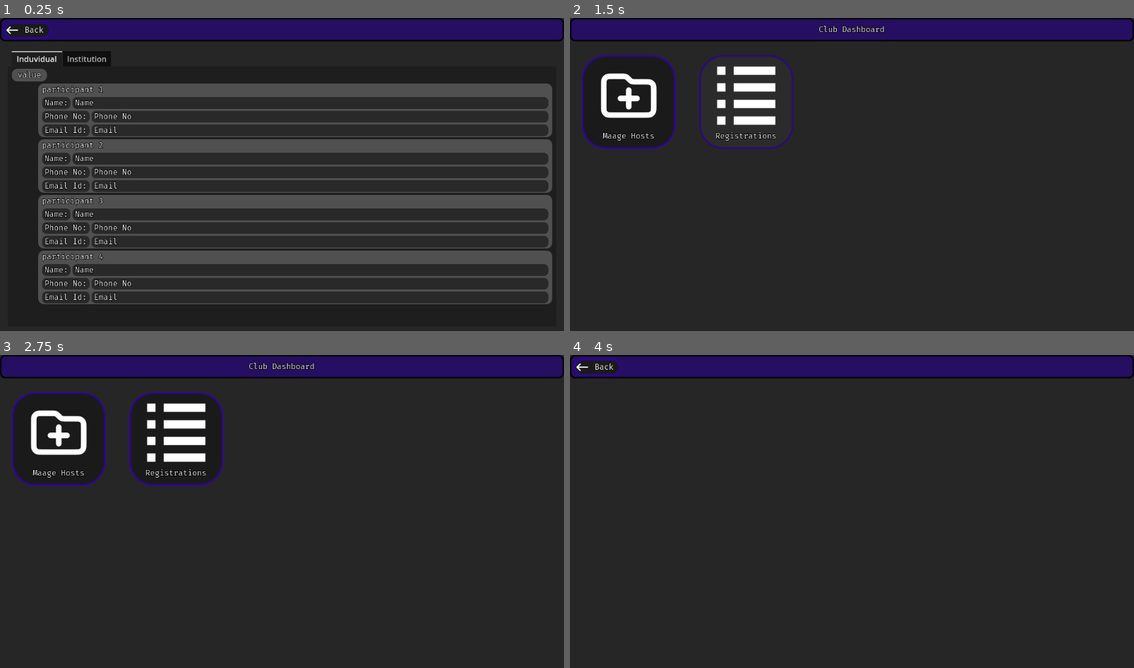
Above: before the commit, frames 1-4 (two rows, left to right).
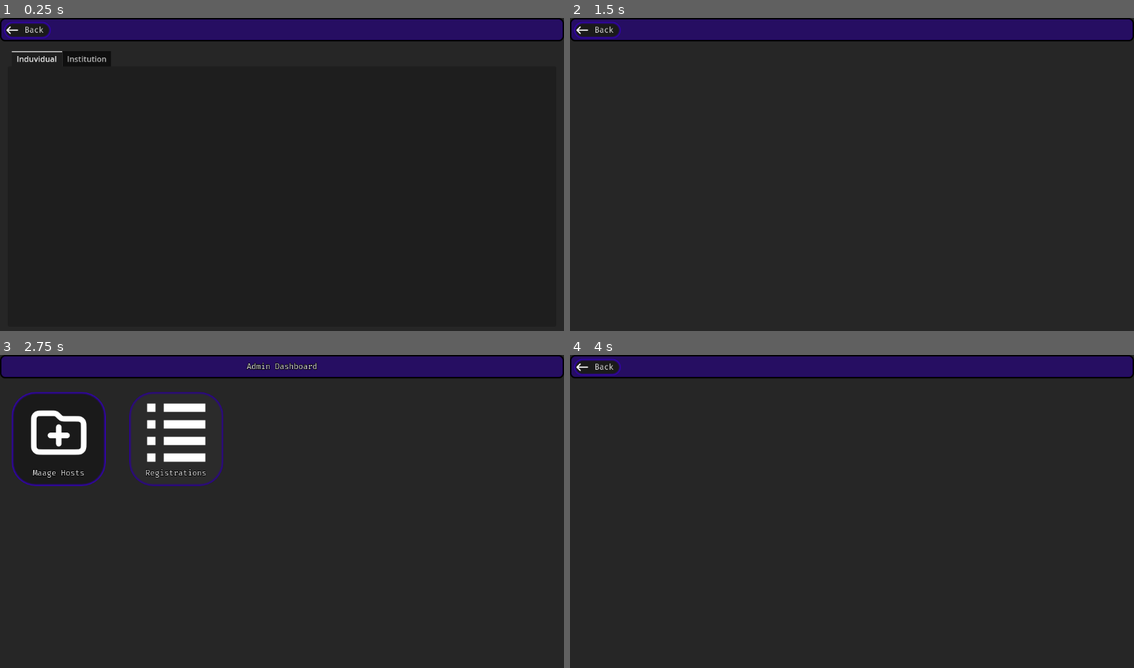
Above: after the commit, the same moments.

Repository: master172/admindashboard
Game: Godot game, scene res://src/Main/registrations.tscn
The game is run twice, just before and just after one commit, with the same random seed, the same clock (stepped at 60 frames per second) and the same inputs. This scene is started directly instead of the project's main scene.
Inputs (mouse positions are in pixels of both pictures, inside the frame that each line leads up to):
- Up to frame 1 (0.25 s): no input
- Up to frame 2 (1.5 s): click "Back" at 0.5 s; click "Back" at 1.25 s
- Up to frame 3 (2.75 s): click (28, 367) at 2 s, where only the run after the commit has a clickable "Back"
- Up to frame 4 (4 s): click (744, 439) at 2.75 s; tap Enter at 3.5 s

The runs differ from the first frame. In frame 1, 23% of the frame differs, in the area x 2-98%, y 16-92%; in frame 2, 3.3%; in frame 3, 0.3%; in frame 4, nothing differs.

Commit message:
add registrations integration

Diff:
--- a/src/Main/Main.tscn
+++ b/src/Main/Main.tscn
@@ -47,7 +47,7 @@
 [node name="HeaderTitle" type="Label" parent="MainContainer/Panel/HBoxContainer"]
 layout_mode = 2
 size_flags_horizontal = 3
-text = "Club Dashboard"
+text = "Admin Dashboard"
 horizontal_alignment = 1
 vertical_alignment = 1
 
--- a/src/Main/manage_clubs.gd
+++ b/src/Main/manage_clubs.gd
@@ -29,7 +29,6 @@
 	if response_code == 200:
 		var data:Array = JSON.parse_string(body.get_string_from_utf8())
 		if data != []:
-			print(data)
 			add_club_buttons(data)
 	else:
 		push_error("request failed response code: ",response_code)
--- a/src/Main/manage_events.gd
+++ b/src/Main/manage_events.gd
@@ -4,12 +4,14 @@
 
 @onready var items: FlowContainer = $VBoxContainer/MarginContainer/ScrollContainer/Items
 
+var selected_club:String = ""
 func _on_back_pressed() -> void:
-	var Dashboard:PackedScene = load("res://src/Main/Main.tscn")
+	var Dashboard:PackedScene = load("res://src/Main/manage_clubs.tscn")
 	get_tree().change_scene_to_packed(Dashboard)
 
 func _ready() -> void:
 	if Utils.selected_club.is_empty() == false:
+		selected_club = Utils.selected_club.get_front()
 		attemt_events_creation()
 
 func _on_event_button_pressed() -> void:
@@ -22,7 +24,7 @@
 	http.request_completed.connect(self._on_request_completed)
 	http.request_completed.connect(http.queue_free.unbind(4))
 	var header = ["Content-Type: application/json"]
-	var body:String = JSON.stringify({"club_name":Utils.selected_club.get_front()})
+	var body:String = JSON.stringify({"club_name":selected_club})
 	var err = http.request("http://127.0.0.1:8000/events",header,HTTPClient.METHOD_GET,body)
 	if err != OK:
 		push_error("http request error: ",err)
@@ -39,10 +41,11 @@
 	for i in button_entries.keys():
 		var button:Node = EVENT_BUTTON_COMPONENT.instantiate()
 		button.string_identifier = i
-		button.pressed.connect(self.on_event_button_pressed.bind(button.string_identifier))
+		button.pressed.connect(self.on_event_button_pressed.bind(button_entries[i],selected_club))
 		button.Text = button_entries[i]
 		items.add_child(button)
 
-func on_event_button_pressed(event_id:String)->void:
+func on_event_button_pressed(event_id:String,club_id:String)->void:
 	Utils.selected_event.enqueue(event_id)
+	Utils.selected_club.enqueue(club_id)
 	_on_event_button_pressed()
--- a/src/Main/registrations.gd
+++ b/src/Main/registrations.gd
@@ -1,5 +1,71 @@
 extends Control
+const INDUVIDUALDELEGATE = preload("res://src/UIComponents/Induvidualdelegate.tscn")
+const INSTITUTION_DELEGATE = preload("res://src/UIComponents/InstitutionDelegate.tscn")
+
+@onready var individuals: VBoxContainer = $VBoxContainer/MarginContainer/TabContainer/Induvidual/FormContainer/individual
+@onready var institutions: VBoxContainer = $VBoxContainer/MarginContainer/TabContainer/Institution/FormContainer/institution
+
+var selected_event:String = ""
+var selected_club:String = ""
 
 func _on_back_pressed() -> void:
-	var event_manager = load("res://src/Main/manage_clubs.tscn")
+	Utils.selected_club.enqueue(selected_club)
+	var event_manager = load("res://src/Main/manage_events.tscn")
 	get_tree().change_scene_to_packed(event_manager)
+
+func _ready() -> void:
+	if Utils.selected_event.size() != 0:
+		selected_event = Utils.selected_event.get_front()
+		selected_club = Utils.selected_club.get_front()
+		get_individual_registrations()
+		get_institution_registrations()
+
+func get_individual_registrations():
+	var http :HTTPRequest = HTTPRequest.new()
+	add_child(http)
+	http.request_completed.connect(self.induvidual_request_completed)
+	http.request_completed.connect(http.queue_free.unbind(4))
+	var club = selected_club.uri_encode()
+	var event = selected_event.uri_encode()
+	var url:String = "http://127.0.0.1:8000/registrations/individual/"+club+"/"+event
+	var err = http.request(url)
+	if err != OK:
+		push_error("http request error: ",err)
+
+func induvidual_request_completed(result: int, response_code: int, headers: PackedStringArray, body: PackedByteArray) -> void:
+	if response_code == 200:
+		var data:Dictionary = JSON.parse_string(body.get_string_from_utf8())
+		add_individual_registration(data)
+	else:
+		push_error("request failed response code: ",response_code)
+
+func get_institution_registrations():
+	var http :HTTPRequest = HTTPRequest.new()
+	add_child(http)
+	http.request_completed.connect(self.institution_request_completed)
+	http.request_completed.connect(http.queue_free.unbind(4))
+	var club = selected_club.uri_encode()
+	var event = selected_event.uri_encode()
+	var url:String = "http://127.0.0.1:8000/registrations/institution/"+club+"/"+event
+	var err = http.request(url)
+	if err != OK:
+		push_error("http request error: ",err)
+
+func institution_request_completed(result: int, response_code: int, headers: PackedStringArray, body: PackedByteArray) -> void:
+	if response_code == 200:
+		var data:Dictionary = JSON.parse_string(body.get_string_from_utf8())
+		add_institution_registrations(data)
+	else:
+		push_error("request failed response code: ",response_code)
+
+func add_individual_registration(data:Dictionary)->void:
+	for i in data["registrations"]:
+		var delegate:Node = INDUVIDUALDELEGATE.instantiate()
+		individuals.add_child(delegate)
+		delegate._load_data(i)
+
+func add_institution_registrations(data:Dictionary)->void:
+	for i in data["registrations"]:
+		var delegate:Node = INSTITUTION_DELEGATE.instantiate()
+		institutions.add_child(delegate)
+		delegate._load_data(i)
--- a/src/Main/registrations.tscn
+++ b/src/Main/registrations.tscn
@@ -1,10 +1,8 @@
-[gd_scene load_steps=6 format=3 uid="uid://s7xjmryabp5d"]
+[gd_scene load_steps=4 format=3 uid="uid://s7xjmryabp5d"]
 
 [ext_resource type="Theme" uid="uid://c8wib8exwpaas" path="res://Resources/MainTheme.tres" id="1_f35hx"]
 [ext_resource type="Script" uid="uid://cggba23iv77br" path="res://src/Main/registrations.gd" id="2_28yk6"]
 [ext_resource type="Texture2D" uid="uid://3wbfrdbf88e6" path="res://assets/Icons/Back.svg" id="2_v2a6t"]
-[ext_resource type="PackedScene" uid="uid://bckgms8xla51m" path="res://src/UIComponents/Induvidualdelegate.tscn" id="4_gtp1t"]
-[ext_resource type="PackedScene" uid="uid://brk628uxfpj03" path="res://src/UIComponents/InstitutionDelegate.tscn" id="5_5h1ic"]
 
 [node name="Registrations" type="Control"]
 layout_mode = 3
@@ -84,14 +82,11 @@
 grow_horizontal = 2
 grow_vertical = 2
 
-[node name="VBoxContainer" type="VBoxContainer" parent="VBoxContainer/MarginContainer/TabContainer/Induvidual/FormContainer"]
+[node name="individual" type="VBoxContainer" parent="VBoxContainer/MarginContainer/TabContainer/Induvidual/FormContainer"]
 layout_mode = 2
 size_flags_horizontal = 3
 size_flags_vertical = 3
 theme_override_constants/separation = 18
-
-[node name="Delegate" parent="VBoxContainer/MarginContainer/TabContainer/Induvidual/FormContainer/VBoxContainer" instance=ExtResource("4_gtp1t")]
-layout_mode = 2
 
 [node name="Institution" type="Control" parent="VBoxContainer/MarginContainer/TabContainer"]
 visible = false
@@ -110,12 +105,9 @@
 grow_horizontal = 2
 grow_vertical = 2
 
-[node name="VBoxContainer" type="VBoxContainer" parent="VBoxContainer/MarginContainer/TabContainer/Institution/FormContainer"]
+[node name="institution" type="VBoxContainer" parent="VBoxContainer/MarginContainer/TabContainer/Institution/FormContainer"]
 layout_mode = 2
 size_flags_horizontal = 3
 size_flags_vertical = 3
 
-[node name="Delegate" parent="VBoxContainer/MarginContainer/TabContainer/Institution/FormContainer/VBoxContainer" instance=ExtResource("5_5h1ic")]
-layout_mode = 2
-
 [connection signal="pressed" from="VBoxContainer/Header/VBoxContainer/Back" to="." method="_on_back_pressed"]
--- a/src/UIComponents/induvidualdelegate.gd
+++ b/src/UIComponents/induvidualdelegate.gd
@@ -4,47 +4,14 @@
 @onready var participant_container: VBoxContainer = $HBoxContainer/VBoxContainer
 @onready var cred: Label = $Header/MarginContainer/Cred
 
-var temp = {
-	"cred_id":{
-			"user_id":"value",
-			"Password":"password",
-		},
-			"participants":{
-				"participant 1":{
-					"name":"Name",
-					"email":"Email",
-					"phoneNo":"Phone No"
-				},
-				"participant 2":{
-					"name":"Name",
-					"email":"Email",
-					"phoneNo":"Phone No"
-				},
-				"participant 3":{
-					"name":"Name",
-					"email":"Email",
-					"phoneNo":"Phone No"
-				},
-				"participant n":{
-					"name":"Name",
-					"email":"Email",
-					"phoneNo":"Phone No"
-				},
-
-			}
-}
-
-func _ready() -> void:
-	_load_data(temp)
-
 func _load_data(data:Dictionary)->void:
-	cred.text = data["cred_id"]["user_id"]
+	cred.text = data["team_name"]
 	var num:int = 0
-	for i:String in data["participants"].keys():
+	for i:Dictionary in data["participants"]:
 		num += 1
-		var data_name:String = data["participants"][i]["name"]
-		var data_email:String = data["participants"][i]["email"]
-		var data_phone_no:String = data["participants"][i]["phoneNo"]
+		var data_name:String = i["name"]
+		var data_email:String = i["email_id"]
+		var data_phone_no:String = i["phone_no"]
 
 		var entry:Node = PARTICIPANT_ENTRY.instantiate()
 
--- a/src/UIComponents/institution_delegate.gd
+++ b/src/UIComponents/institution_delegate.gd
@@ -7,90 +7,28 @@
 @onready var cred: Label = $Header/MarginContainer/Cred
 @onready var delegate_head: PanelContainer = $HBoxContainer/VBoxContainer/DelegateHead
 
-var temp = {
-	"college_name":{
-		"cred_id":{
-			"password":"password"
-		},
-		"delegate_name":"delegate_name",
-		"delegate_email":"delegate_email",
-		"delegate_phoneNo":"delegate_phoneNo",
-		"event_name":{
-			"cred_id":{
-				"password":"password"
-			},
-			"participants":{
-				"team 1":{
-					"participant 1":{
-						"name":"Name",
-						"email":"Email",
-						"phoneNo":"Phone No"
-					},
-					"participant 2":{
-						"name":"Name",
-						"email":"Email",
-						"phoneNo":"Phone No"
-					},
-					"participant 3":{
-						"name":"Name",
-						"email":"Email",
-						"phoneNo":"Phone No"
-					},
-					"participant n":{
-						"name":"Name",
-						"email":"Email",
-						"phoneNo":"Phone No"
-					}
-				},
-				"team 2":{
-					"participant 1":{
-						"name":"Name",
-						"email":"Email",
-						"phoneNo":"Phone No"
-					},
-					"participant 2":{
-						"name":"Name",
-						"email":"Email",
-						"phoneNo":"Phone No"
-					},
-					"participant 3":{
-						"name":"Name",
-						"email":"Email",
-						"phoneNo":"Phone No"
-					},
-					"participant n":{
-						"name":"Name",
-						"email":"Email",
-						"phoneNo":"Phone No"
-					}
-				}
-			}
-		}
-	}
-}
-
-func _ready() -> void:
-	_load_data("Mcc",temp["college_name"])
-
-func _load_data(Name:String,data_map:Dictionary)->void:
-	cred.text = Name
+func _load_data(data_map:Dictionary)->void:
+	cred.text = data_map["institution_name"]
 	var num:int = 0
-	var delegate_name:String = data_map["delegate_name"]
-	var delegate_phone_no:String = data_map["delegate_phoneNo"]
-	var delgate_email:String = data_map["delegate_email"]
+	var delegate_name:String = data_map["delegate_head"]
+	var delegate_phone_no:String = data_map["delegate_phone_no"]
+	var delgate_email:String = data_map["delegate_email_id"]
 
 	delegate_head._set_data(delegate_name,delegate_phone_no,delgate_email)
-	var data :Dictionary = data_map["event_name"]["participants"]
+	var data :Array = data_map["teams"]
 
-	for i:String in data.keys():
+	var teams:int = 0
+	for i:Dictionary in data:
+		num = 0
+		teams += 1
 		var team_handle = TEAM_HEADER.instantiate()
 		participant_container.add_child(team_handle)
-		team_handle._set_data(i)
-		for j:String in data[i].keys():
+		team_handle._set_data("Team_"+str(teams))
+		for j:Dictionary in i["participants"]:
 			num += 1
-			var data_name:String = data[i][j]["name"]
-			var data_email:String = data[i][j]["email"]
-			var data_phone_no:String = data[i][j]["phoneNo"]
+			var data_name:String = j.get("name", "")
+			var data_phone_no:String = j.get("phone_no", "")
+			var data_email:String = j.get("email_id", "")
 
 			var entry:Node = PARTICIPANT_ENTRY.instantiate()
 
Not shown, changed: export_presets.cfg
